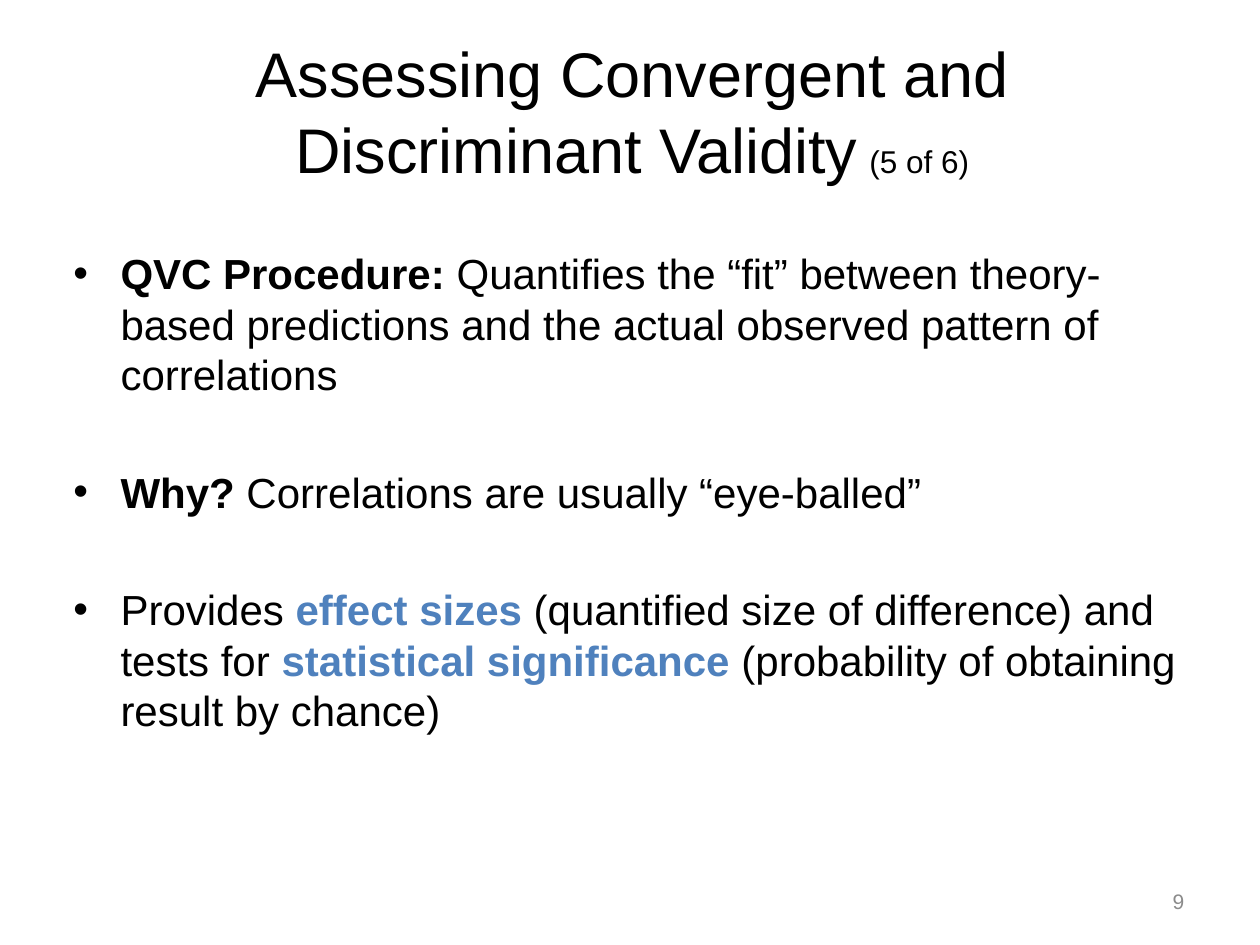
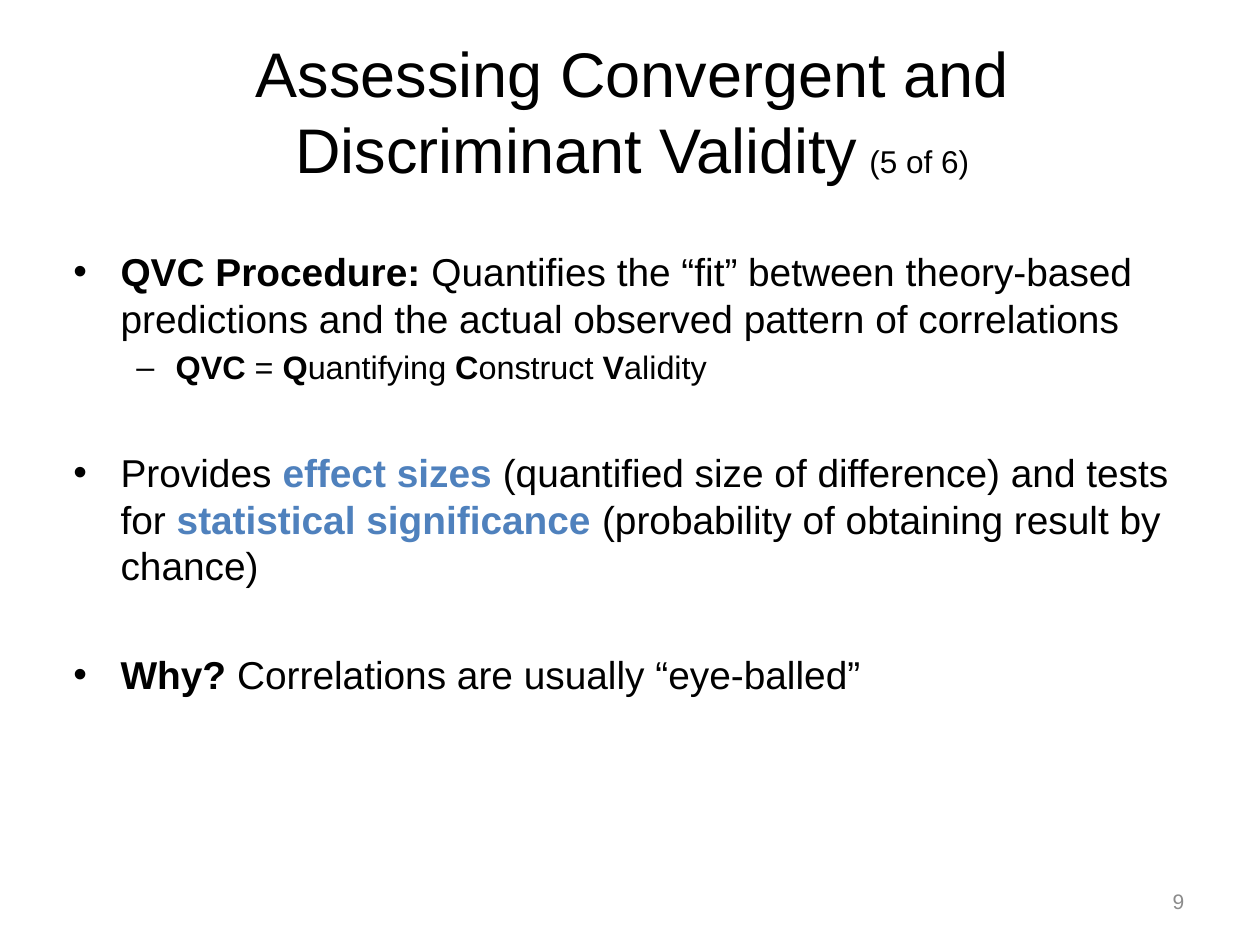
Before and after one commit to npm27/Teaching-Materials, a slide deck: slide 9 of Tests and Eval/Slides/8 Chapter 9.pptx. Drawn at 1260x945 pixels with LibreOffice and Linux fonts; fonts in the diff are those of the drawing. Boxes give left, top, right and bottom in pixels: in the first picture for what was removed or moved away, otherwise in the second. Text is boxed around its words. In the diff, an @@ line names an element or a change of style, - is before the commit and + after.

```diff
--- a/Tests and Eval/Slides/8 Chapter 9.pptx
+++ b/Tests and Eval/Slides/8 Chapter 9.pptx
@@ text at <box>121,258,1132,696</box>: size 24 to 22.2 pt in "QVC Procedure: Quantifies the “fit” between theory-based ...", "Why? Correlations are usually “eye-balled”" @@
@@ text at <box>121,355,1168,588</box>: paragraphs added @@
+  – QVC = Quantifying Construct Validity
+• Provides effect sizes (quantified size of difference) and tests for statistical significance (probability of obtaining result by chance)
@@ text at <box>121,594,1175,735</box>: paragraph removed @@
-• Provides effect sizes (quantified size of difference) and tests for statistical significance (probability of obtaining result by chance)
```
Also in this commit, not shown: 1 other slide changed.
